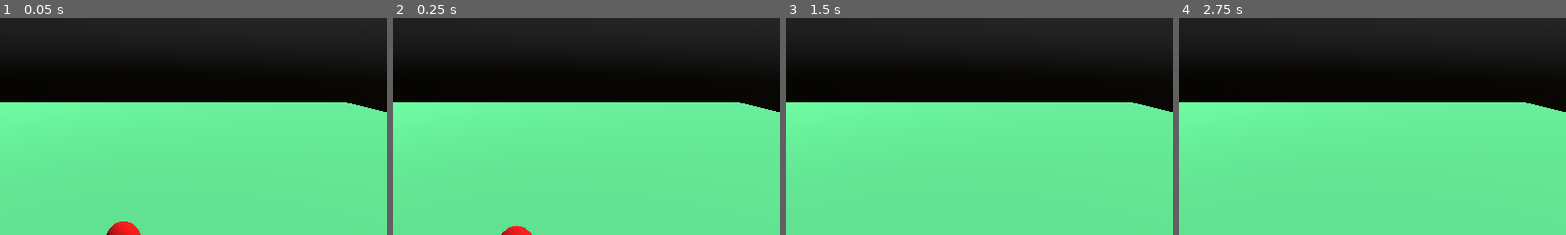
Above: before the commit, frames 1-4 (left to right).
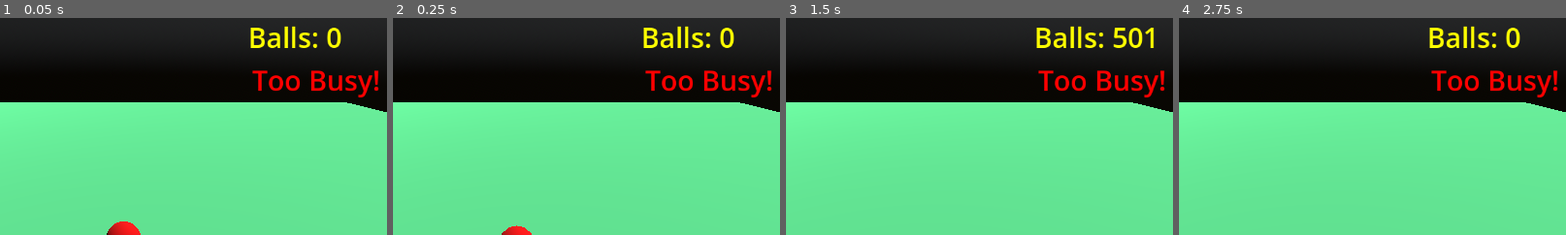
Above: after the commit, the same moments.

Repository: ImmersiveRPG/GodotCallThrottled
Game: Godot game, scene res://src/World/world.tscn
The game is run twice, just before and just after one commit, with the same random seed, the same clock (stepped at 60 frames per second) and the same inputs.
Inputs:
- Up to frame 1 (0.05 s): no input
- Up to frame 2 (0.25 s): no input
- Up to frame 3 (1.5 s): click "Spawn Balls Normal" at 0.5 s; click "Spawn Balls Normal" at 1.25 s
- Up to frame 4 (2.75 s): click "Remove All Balls" at 2 s
The pictures show only the part of the screen within x 34-84%, y 26-76%; the shares and areas given below are measured in that part.

The runs differ from the first frame. In frame 1, 2.4% of the frame differs, in the area x 64-98%, y 3-37%; in frame 2, 2.4%; in frame 3, 2.7%; in frame 4, 2.4%.

Commit message:
Adde ball count to screen

Diff:
--- a/project/src/World/world.gd
+++ b/project/src/World/world.gd
@@ -57,9 +57,10 @@
 func _on_fps_timer_timeout() -> void:
 	var fps := Engine.get_frames_per_second()
 	var count := _ball_holder.get_child_count()
-	var title := "Balls: %s" % [count]
-	self.get_window().set_title(title)
+	#var title := "Balls: %s" % [count]
+	#self.get_window().set_title(title)
 	$LabelFPS.text = "FPS: %s" % [fps]
+	$LabelBalls.text = "Balls: %s" % [count]
 
 func _on_button_spawn_balls_pressed() -> void:
 	var before := Time.get_ticks_usec()
--- a/project/src/World/world.tscn
+++ b/project/src/World/world.tscn
@@ -107,12 +107,20 @@
 theme_override_font_sizes/font_size = 41
 text = "Waiting calls: 0"
 
+[node name="LabelBalls" type="Label" parent="."]
+offset_left = 761.0
+offset_top = 168.0
+offset_right = 1147.0
+offset_bottom = 228.0
+theme_override_colors/font_color = Color(1, 1, 0, 1)
+theme_override_font_sizes/font_size = 41
+text = "Balls: 0"
+
 [node name="LabelBusy" type="Label" parent="."]
-visible = false
-offset_left = 765.0
-offset_top = 167.0
-offset_right = 1139.0
-offset_bottom = 239.0
+offset_left = 767.0
+offset_top = 232.0
+offset_right = 1141.0
+offset_bottom = 304.0
 theme_override_colors/font_color = Color(1, 0, 0, 1)
 theme_override_font_sizes/font_size = 41
 text = "Too Busy!"
